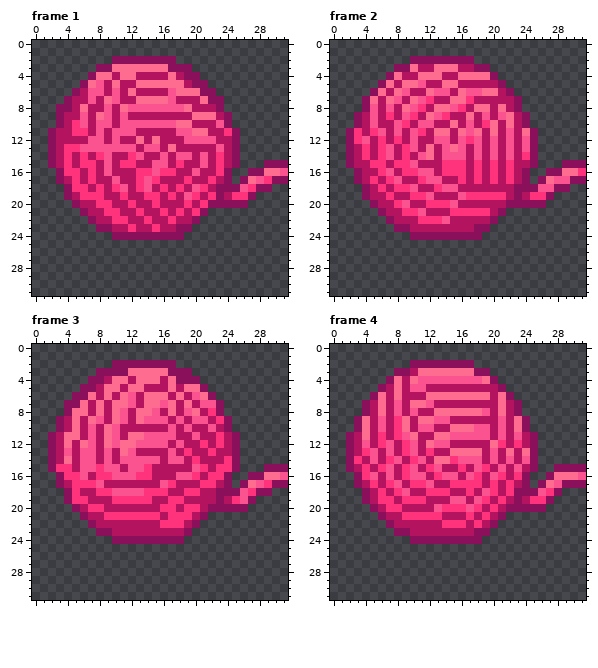
Pixel-art file: Assets/Assety/PLAYER_wloczka/klebek/odwijanie_zawijanie/wloczka3_spin_anim.aseprite. Above, as it was before the edit.
32x32 pixels, 8 frames. Shown: frame 1, frame 2, frame 3, frame 4. The commit also changed other frames, which this record leaves out.
After:
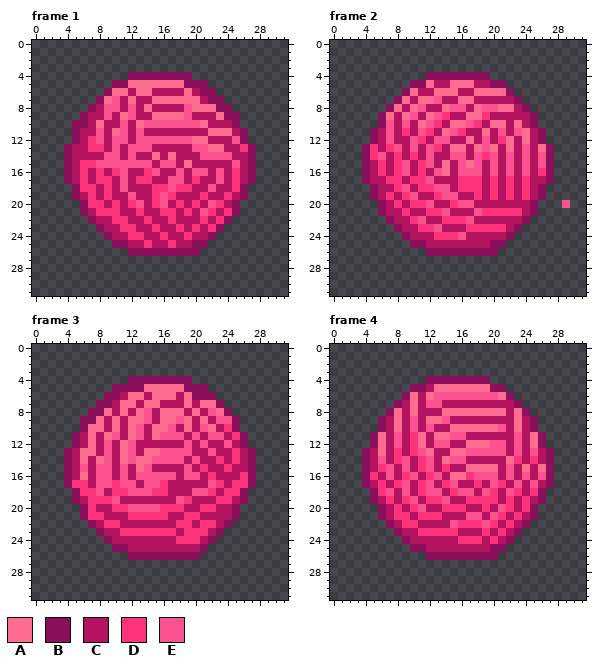
Palette (. is transparent): A #fe6c90  B #8b105c  C #b41360  D #ff327c  E #fa5390
Edits made:
layer "ogonek" now hidden
Changed rows in their new state; - is an unchanged pixel.
Frame 1:
first column x 2:
 2 --------........--------------
 3 ------............------------
 4 -----.....BBBBBBB-.-----------
 5 ----....BBA------B------------
 6 ---....BAACAA--CC-C-----------
 7 --....B---ACC--AAAAC----------
 8 -....B--EC-CACCCCEAAA-B-------
 9 -...B-C--AE--AAAAECCCA-B------
10 -..BB-AC--CA----EEEA-CCB------
11 ...BC---A-CE----CCCCAAACB-----
12 ...B-D---E-EEEEEE-AAC--EB-----
13 ..BCCDDC-C-E-C-C--EEAA-CDB----
14 ..B-C-C-E-EC-ACACC--EEECCB----
15 ..B---E-EEEEEC-ECA-C-C-ECB-...
16 -.BCDCDCDE-C--CCE--E-ECDC-....
17 -.BCDCDDCE--DC-EECD-CECDCB....
18 --.B-DCDC--CCD-E-DCCECCDB...--
19 --.BC-CD-CE-C-E--CCDCCDCB.----
20 ---.BD-CD--E--E-DCDCEDC-.-----
21 ------D--------DCDCEDCDB------
22 ------------------CDCDB-------
23 -------C-D------DCDCDB--------
24 -------BCCDDCCDCCDCCB---------
25 --------BBCCDCCDCCBB----------
26 ----------BBBBBBBBB-----------
Frame 2:
first column x 2:
 2 --------........--------------
 3 ------............------------
 4 -----.....BBBBBBBB.-----------
 5 ----....BBA-C-AA--B-----------
 6 ---....BA-CAAACCA--A----------
 7 --....BACAAE-C-A--------------
 8 --...BACAE-C--E--EE-ACB-------
 9 -...BA-AE-------AD-CC-CB------
10 -...BECE-A-D--A-DC-ACACB------
11 ...BCECDCEDC-EDCCACECE-CB-----
12 ...BCEC--D----CACECDA-ACB-----
13 ..BDCDEC--EDC-A-AEA-A--CAB----
14 ..BDECDCDCE-C----D----ECEB----
15 ..BC---ECDE-ACEAE-E-E-ECEB-...
16 -.B--CDECDCEACEEE-E-E-ECD-....
17 -.BC--D-D--C---D------DCCB....
18 --.BC--ECDDE-CDDD-D-DCDCB...--
19 --.B---DECCDEECC-C-CDCDCB.----
20 ---.B--CDDECCDEE----CCC-.--E--
21 --------CCDDECCCE-DDDDCB------
22 --------DECCDDDE--CCCCB-------
23 -------C-DDE---DDDDDCB--------
24 -------BCCCDDDECCCCCB---------
25 --------BBCCCCCCCCBB----------
26 ----------BBBBBBBBB-----------
Frame 3:
first column x 2:
 2 --------........--------------
 3 ------............------------
 4 -----.....BBBBBB--.-----------
 5 ----....BBBBAAA-ABB-----------
 6 ---....BBCAAC--ACABB----------
 7 --....BBC-A---CC---AA---------
 8 --...BBACA--ECA-AC--EAB-------
 9 -...BBA--CA--CAA-ACA-EEB------
10 -...BAACA-AE-AA--A-EA-DB------
11 ...B-A-----ECA--E---EE-DB-----
12 ...BCA-EC-ECCCC-CE-E-CECB-----
13 ..B-AA------AAE-EE--E--DCB----
14 ..B-ACA--A-AA-E---E--DCDCB----
15 ..B--CE-CECAE----EC--C-CCB-...
16 -.BCA-EEC-CEEEEEC-E--CCCD-....
17 -.B--C-EDEE-EEDC---CEDCDDB....
18 --.BDDECDD--E----CEEDCDDB...--
19 --.BCDDDECCCC--CED---DDCB.----
20 ---.B-C-DDEEEE--DCCDDCC-.-----
21 -----DDCCC----DCC-DCCCCB------
22 -------DD-----CC-DCDDCB-------
23 -------C-DDDDDDD-DDDCB--------
24 -------BCCCCCCCCDDDCB---------
25 --------BBCCCCCCCCCB----------
26 ----------BBBBBBBBB-----------
Frame 4:
first column x 2:
 2 --------........--------------
 3 ------............------------
 4 -----.....BBBBBBBB.-----------
 5 ----....BB-AAAAAAAB-----------
 6 ---....BA--EEEEEEEE-----------
 7 --....B--C-E-------C----------
 8 --...BA-A--C-----AA--AB-------
 9 -...B-ACEC-A-------C--CB------
10 -...B-ACEC------AAA---CB------
11 ...BA-ECDA-----CCC-C---AB-----
12 ...BACECDAC----AAAEE-E-AB-----
13 ..BCACDCDEA----EEE-ECECECB----
14 ..BCECDECDEC-E-CC-C-ADCDCB----
15 ..B----ECDECD-CAAAACECACAB....
16 -.BD-----CDECAADEE-CECECE-....
17 -.BCDCDEC---DECC--EDCECECB....
18 --.B-EC--DEECDEE----EDCDB..---
19 --.BC---ECDDECCDD-DCDCDCB.----
20 ---.BC--DE-C---CCDCEDCD-.-----
21 ------D-C------EECEDCDCB------
22 -------DD---CE-D-EDCDCB-------
23 -------C-DDDDD--CDCDCB--------
24 -------BCCCCCCDDDCDCB---------
25 --------BBCCCCCCCCBB----------
26 ----------BBBBBBBBB-----------
